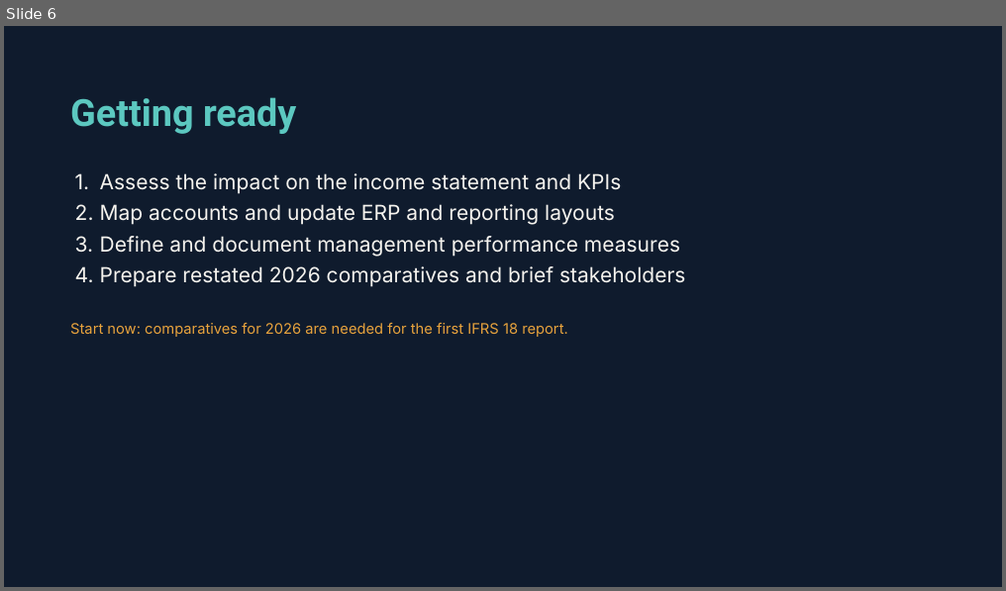
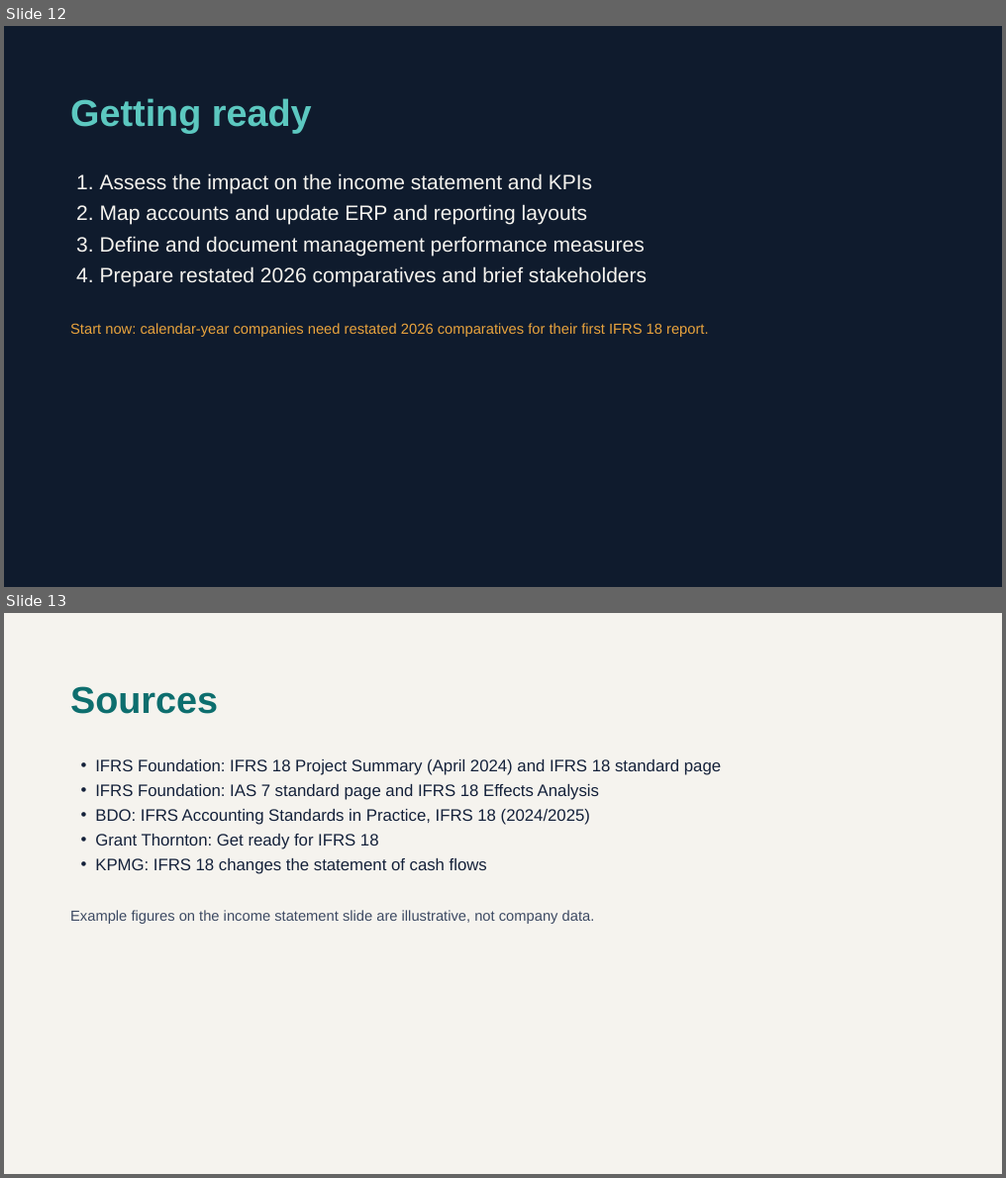
Before and after one commit to arbazm226/arbaz-portfolio, a slide deck: public/Documents/IFRS-18-Changes-Impact-and-Benefits.pptx. Shown one above the other, each under a label of ours: slide 6 before the commit, slides 12 and 13 after it. The pictures are 1006x591 and 1006x1178 pixels, drawn with LibreOffice and Linux fonts; fonts in the diff are those of the drawing. Boxes give left, top, right and bottom in pixels: in the first picture for what was removed or moved away, otherwise in the second. Text is boxed around its words. In the diff, an @@ line names an element or a change of style, - is before the commit and + after.

Commit message:
Update IFRS 18 presentation

```diff
--- a/public/Documents/IFRS-18-Changes-Impact-and-Benefits.pptx
+++ b/public/Documents/IFRS-18-Changes-Impact-and-Benefits.pptx
@@ slide 13 added at [4,613,1002,1174], background #F5F3EE @@
@@ title added at [70,686,218,714], 36 pt, text #0D6E6E, bold @@
+Sources
@@ text added at [95,760,721,874], 16 pt, text #14213A @@
+• IFRS Foundation: IFRS 18 Project Summary (April 2024) and IFRS 18 standard page
+• IFRS Foundation: IAS 7 standard page and IFRS 18 Effects Analysis
+• BDO: IFRS Accounting Standards in Practice, IFRS 18 (2024/2025)
+• Grant Thornton: Get ready for IFRS 18
+• KPMG: IFRS 18 changes the statement of cash flows
@@ text added at [70,910,595,924], 14 pt, text #3D4A63 @@
+Example figures on the income statement slide are illustrative, not company data.
@@ what was slide 6 is now slide 12 @@
@@ slide 12 changed as well @@
@@ title "Getting ready" at [70,98,312,133]: font Roboto to Arial @@
@@ text "Assess the impact on the ..." at [100,174,647,287]: font Inter to Arial; indent changed @@
@@ text at [70,323,708,337]: text changed; font Inter to Arial @@
-Start now: comparatives for 2026 are needed for the first IFRS 18 report.
+Start now: calendar-year companies need restated 2026 comparatives for their first IFRS 18 report.
```
Also in this commit, not shown: 3 other slides changed, 8 other slides added, 2 slides removed.
